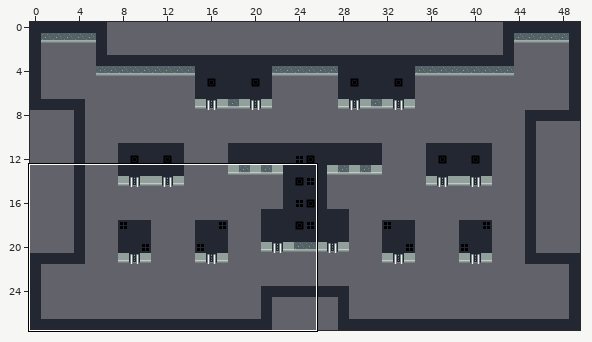
Two versions of a level (Tiled map, 8. room transition/scenes/0/0.tmx). Above, an overview of the earlier version with the close-up marked.
Close-up. Before the edit:
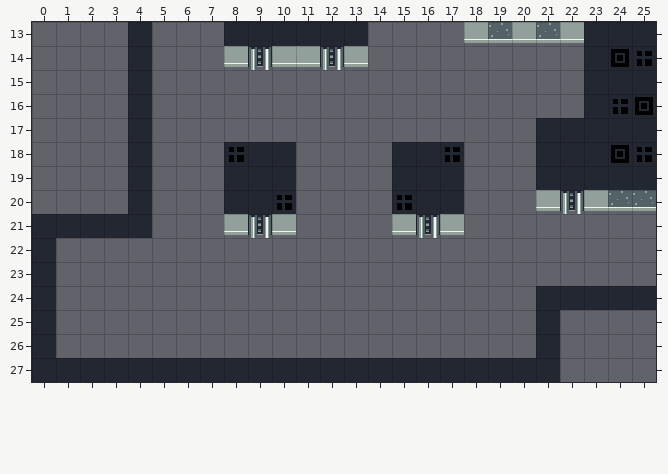
Cells are 16x16 px. Shown: x 0..25, y 13..27. The commit also changed other parts of the map, which this record leaves out.
The result:
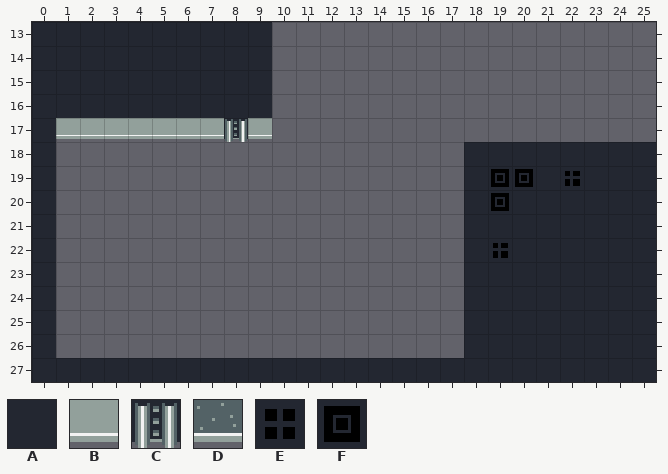
Key: from "tileset_0": A 0, B 1, C 2, D 3, E 4, F 7.
_ is an empty cell, . an unchanged one.
Difference:
--- layer "blocks"
@@ x 0..25 @@
-13 ____.___..AAAA....BDBDBAAA
-14 ____.___BCBBCB.........AFE
-15 ____._____.............AAA
-16 ____._____.............AEF
-17 ____A_____...........AAAAA
-18 _...A...EAA....AAE___...FE
-19 _...A...AAA....AAA___.A...
-20 _...A...AAE....EAA___BCBDD
-21 .AAAA...BCB....BCB________
-22 ..................________
-23 ..................________
-24 ..................___.....
-25 ..................___.____
-26 ..................___.____
-27 ......................____
+13 AAAA.AAA..____....________
+14 AAAA.AAAAA____.........___
+15 AAAA.AAAAA.............___
+16 AAAA.AAAAA.............___
+17 ABBBBBBBCB..........._____
+18 A..._...___....___AAA...AA
+19 A..._...___....___AFF.E...
+20 A..._...___....___AFAAAAAA
+21 .____...___....___AAAAAAAA
+22 ..................AEAAAAAA
+23 ..................AAAAAAAA
+24 ..................AAA.....
+25 ..................AAA.AAAA
+26 ..................AAA.AAAA
+27 ......................AAAA
Pixel boxes of the changes (left, top, right, bottom) in both close-ups:
changed: (32, 22, 368, 238)
changed: (392, 22, 656, 382)
